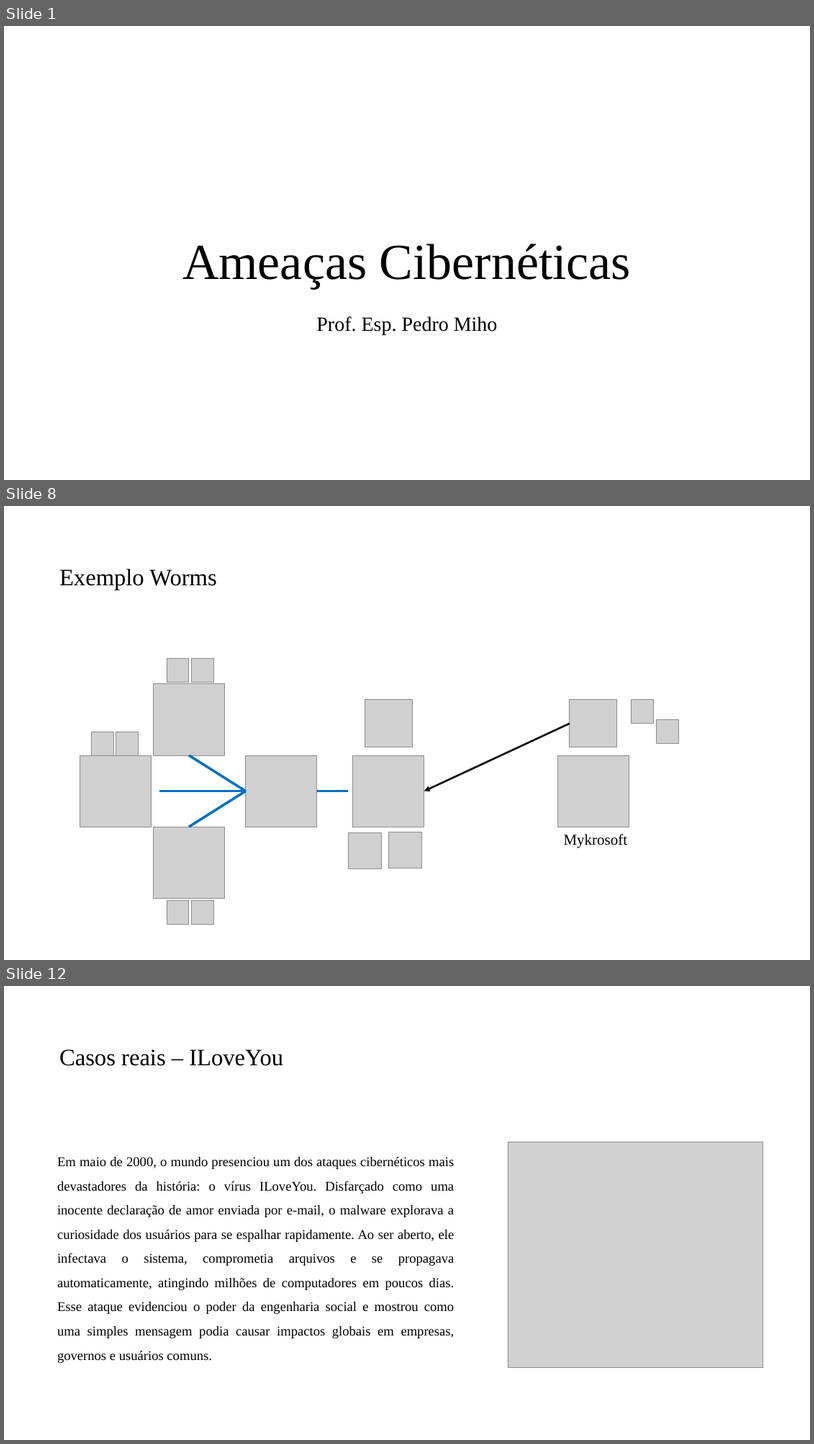
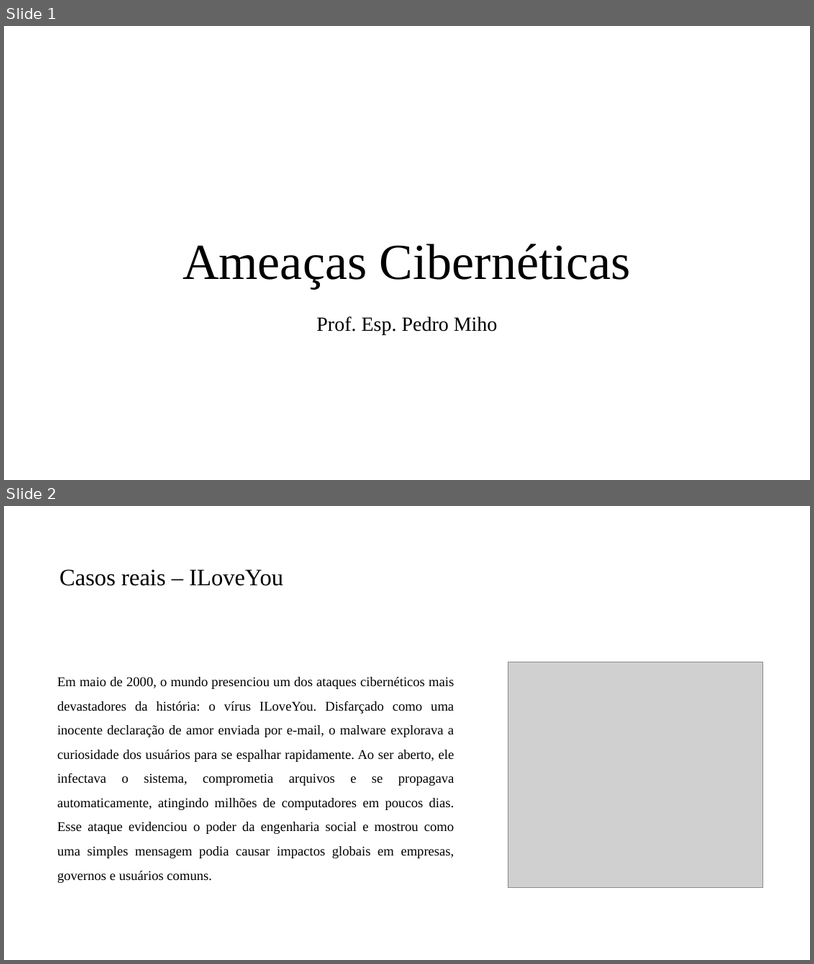
Before and after one commit to PedroMiho/UMC, a slide deck: Projeto de Software e Segurança da Informação - 2025/Segurança da Informação/Aula 02 - Ameaças Ciberneticas/Ameaças Ciberneticas1.pptx. Shown one above the other, each under a label of ours: slides 1, 8 and 12 before the commit, slides 1 and 2 after it; the slides between them are not shown. The pictures are 814x1444 and 814x964 pixels, drawn with LibreOffice and Linux fonts; fonts in the diff are those of the drawing; grey boxes stand for pictures; background and template pictures are left out. Boxes give left, top, right and bottom in pixels: in the first picture for what was removed or moved away, otherwise in the second. Text is boxed around its words. In the diff, an @@ line names an element or a change of style, - is before the commit and + after.

```diff
--- a/Projeto de Software e Segurança da Informação - 2025/Segurança da Informação/Aula 02 - Ameaças Ciberneticas/Ameaças Ciberneticas1.pptx
+++ b/Projeto de Software e Segurança da Informação - 2025/Segurança da Informação/Aula 02 - Ameaças Ciberneticas/Ameaças Ciberneticas1.pptx
@@ slide 8 removed at [4, 506, 810, 960], background #FFFFFF @@
@@ title removed at [59, 569, 216, 590] @@
-Exemplo Worms
@@ picture removed at [167, 658, 189, 682] @@
@@ picture removed at [191, 658, 214, 682] @@
@@ picture removed at [154, 684, 225, 755] @@
@@ picture removed at [365, 700, 413, 747] @@
@@ picture removed at [570, 700, 618, 747] @@
@@ picture removed at [632, 700, 654, 723] @@
@@ picture removed at [657, 720, 680, 743] @@
@@ picture removed at [91, 731, 113, 755] @@
@@ picture removed at [116, 731, 139, 755] @@
@@ arrow removed from (570, 723) to (424, 791) @@
@@ picture removed at [80, 755, 151, 826] @@
@@ line removed from (189, 755) to (246, 791) @@
@@ picture removed at [246, 755, 317, 826] @@
@@ picture removed at [353, 755, 424, 826] @@
@@ picture removed at [558, 755, 630, 826] @@
@@ line removed from (160, 791) to (246, 791) @@
@@ line removed from (246, 791) to (189, 826) @@
@@ line removed from (317, 791) to (349, 791) @@
@@ picture removed at [154, 826, 225, 898] @@
@@ picture removed at [349, 833, 382, 868] @@
@@ picture removed at [388, 832, 422, 867] @@
@@ text removed at [564, 834, 628, 848] @@
-Mykrosoft
@@ picture removed at [167, 900, 189, 924] @@
@@ picture removed at [191, 900, 214, 924] @@
@@ what was slide 12 is now slide 2 @@
```
Also in this commit, not shown: 9 other slides removed.
